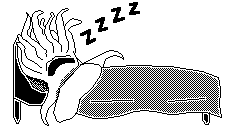
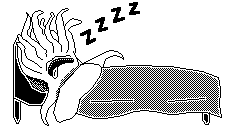
Layer changes from the first (230, 130) image to the second:
painted on "Background" over 48, 58, 75, 79
